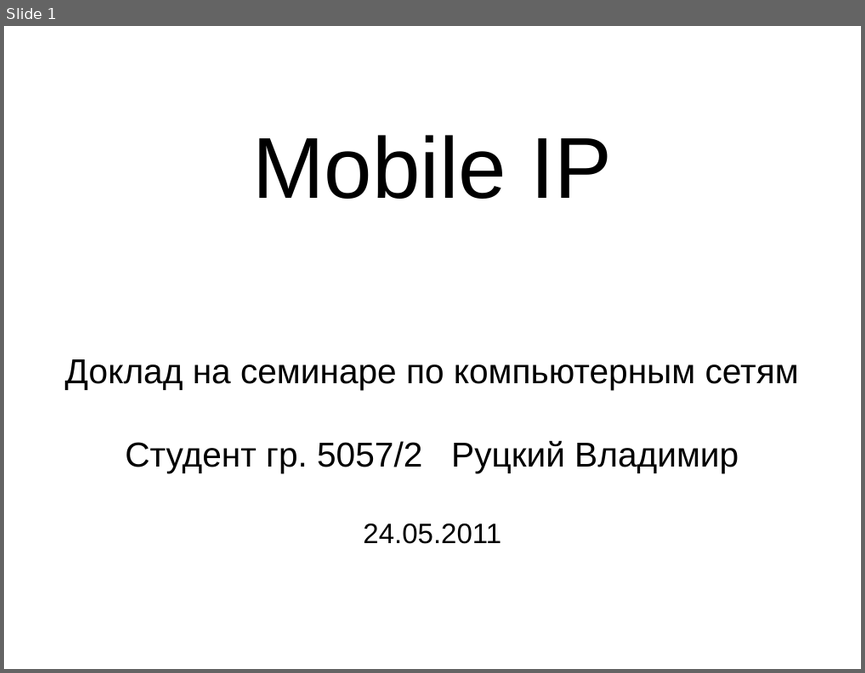
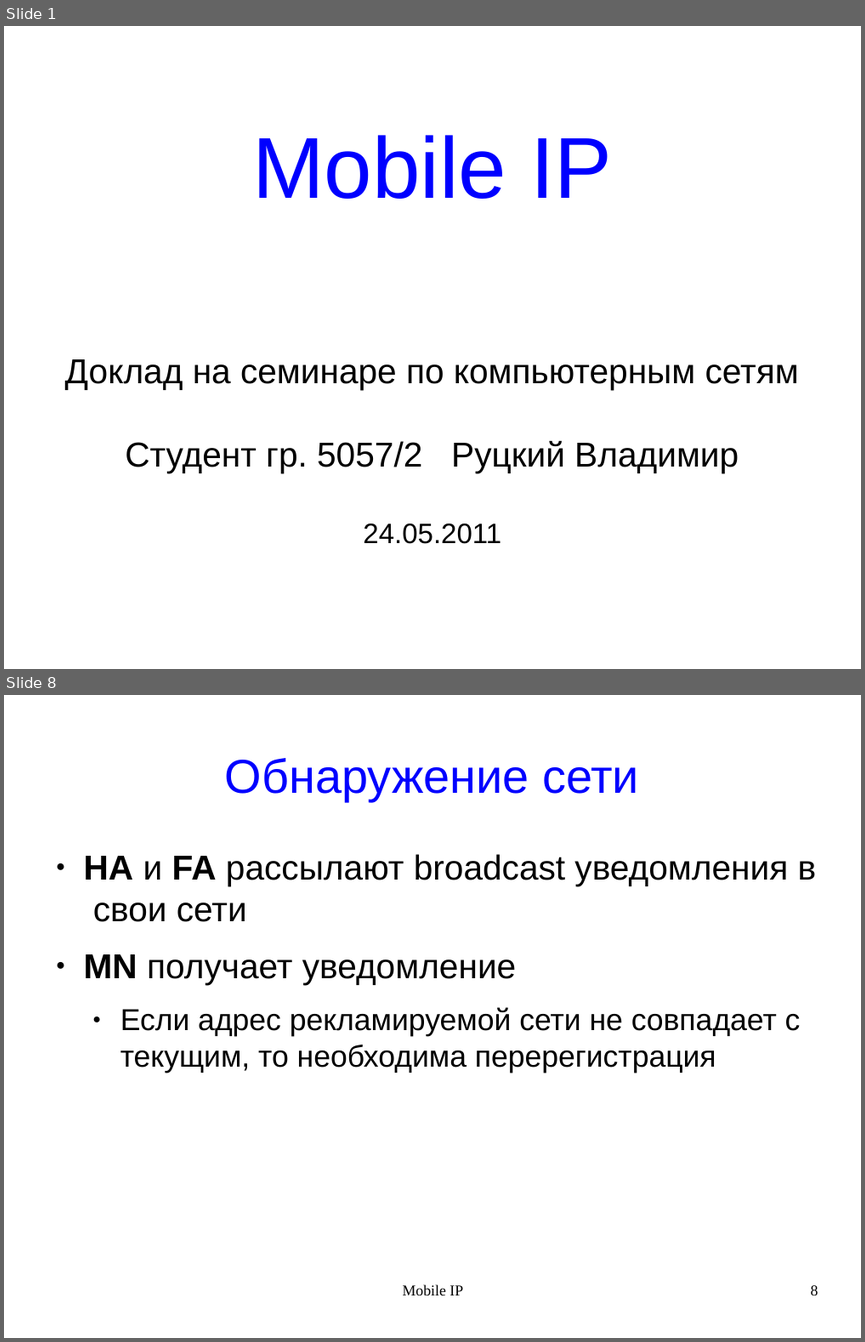
Before and after one commit to rutsky/semester10, a slide deck: Computer_networks/MobileIP/MobileIP.odp. Shown one above the other, each under a label of ours: slide 1 before the commit, slides 1 and 8 after it; the slides between them are not shown. The pictures are 865x673 and 865x1342 pixels, drawn with LibreOffice and Linux fonts; fonts in the diff are those of the drawing. Boxes give left, top, right and bottom in pixels: in the first picture for what was removed or moved away, otherwise in the second. Text is boxed around its words. In the diff, an @@ line names an element or a change of style, - is before the commit and + after.

Commit message:
MobileIP: WIP

```diff
--- a/Computer_networks/MobileIP/MobileIP.odp
+++ b/Computer_networks/MobileIP/MobileIP.odp
@@ slide 8 added at [4, 695, 861, 1338], background #FFFFFF @@
@@ title added at [225, 758, 639, 801], 44 pt, text #0000FF @@
+Обнаружение сети
@@ text added at [84, 854, 817, 1072], 28 pt, text #000000 @@
+● HA и FA рассылают broadcast уведомления в свои сети
+● MN получает уведомление
+  ● Если адрес рекламируемой сети не совпадает с текущим, то необходима перерегистрация
@@ text added at [403, 1284, 463, 1295], 14 pt, text #000000 @@
+Mobile IP
@@ page number added at [811, 1285, 818, 1295], 14 pt, text #000000 @@
+8
@@ slide 1 changed as well @@
@@ title "Mobile IP" at [252, 135, 612, 199]: text colour #000000 to #0000FF @@
```
Also in this commit, not shown: 8 other slides added, 1 slide removed.
